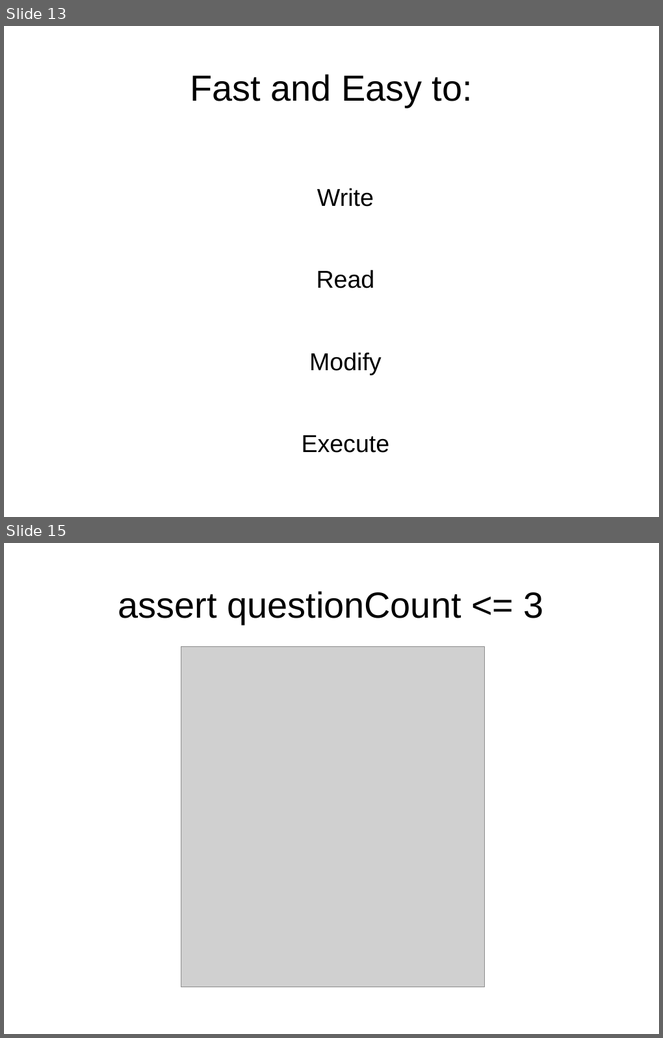
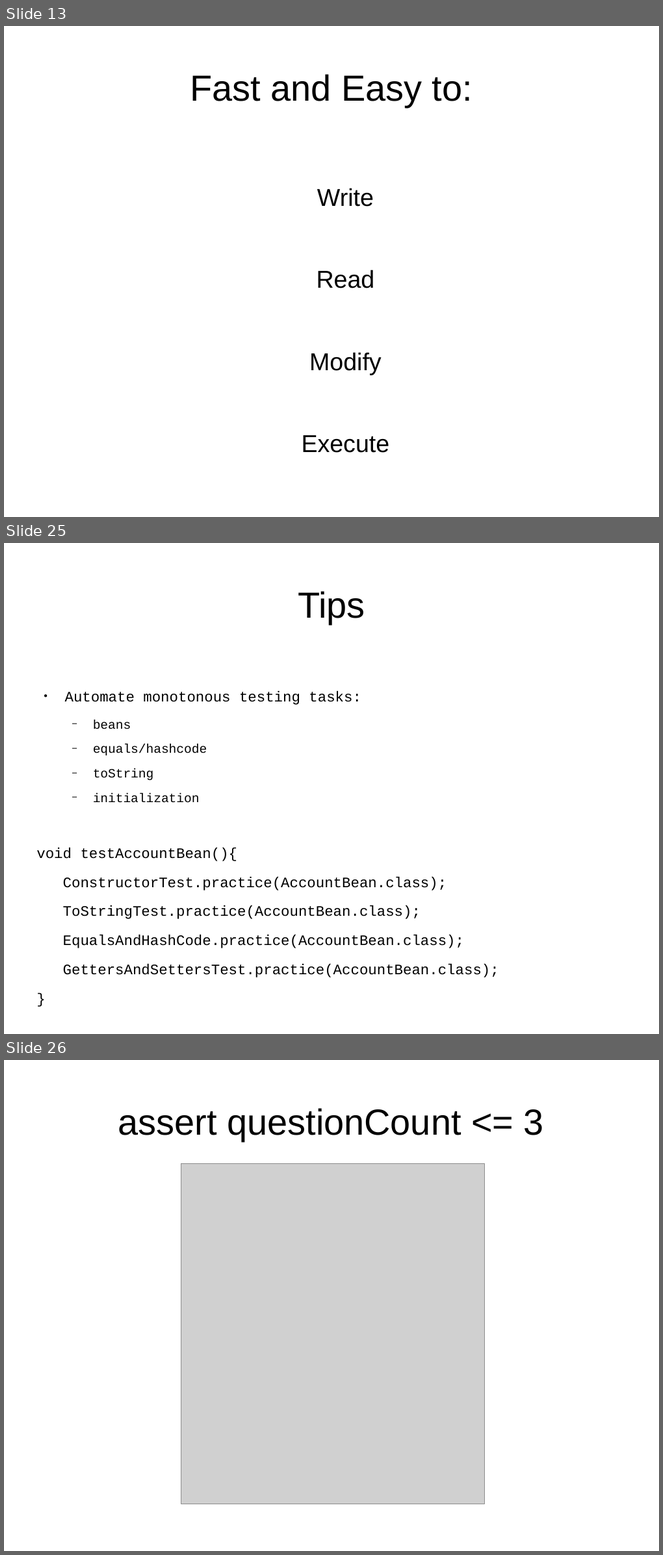
Before and after one commit to wesamhaboush/unittesting-techniques, a slide deck: pres.odp. Shown one above the other, each under a label of ours: slides 13 and 15 before the commit, slides 13, 25 and 26 after it; the slides between them are not shown. The pictures are 663x1038 and 663x1555 pixels, drawn with LibreOffice and Linux fonts; fonts in the diff are those of the drawing; grey boxes stand for pictures. Boxes give left, top, right and bottom in pixels: in the first picture for what was removed or moved away, otherwise in the second. Text is boxed around its words. In the diff, an @@ line names an element or a change of style, - is before the commit and + after.

```diff
--- a/pres.odp
+++ b/pres.odp
@@ slide 25 added at (4,543,659,1034), background #FFFFFF @@
@@ title added at (298,591,365,624), 44 pt, text #000000 @@
+Tips
@@ text added at (36,691,499,978), 17.6 pt, text #000000 @@
+● Automate monotonous testing tasks:
+  − beans
+  − equals/hashcode
+  − toString
+  − initialization
+void testAccountBean(){
+ConstructorTest.practice(AccountBean.class);
+ToStringTest.practice(AccountBean.class);
+EqualsAndHashCode.practice(AccountBean.class);
+GettersAndSettersTest.practice(AccountBean.class);
+}
@@ what was slide 15 is now slide 26 @@
```
Also in this commit, not shown: 2 slides changed, 10 other slides added, 1 other file.
